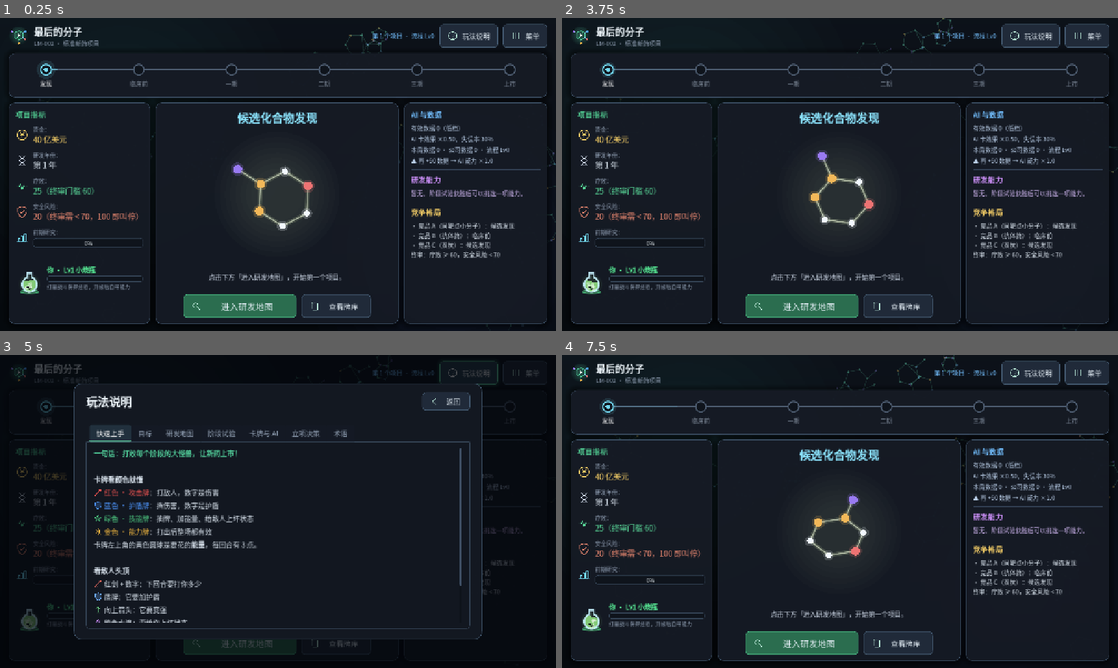
Above: before the commit, frames 1-4 (two rows, left to right).
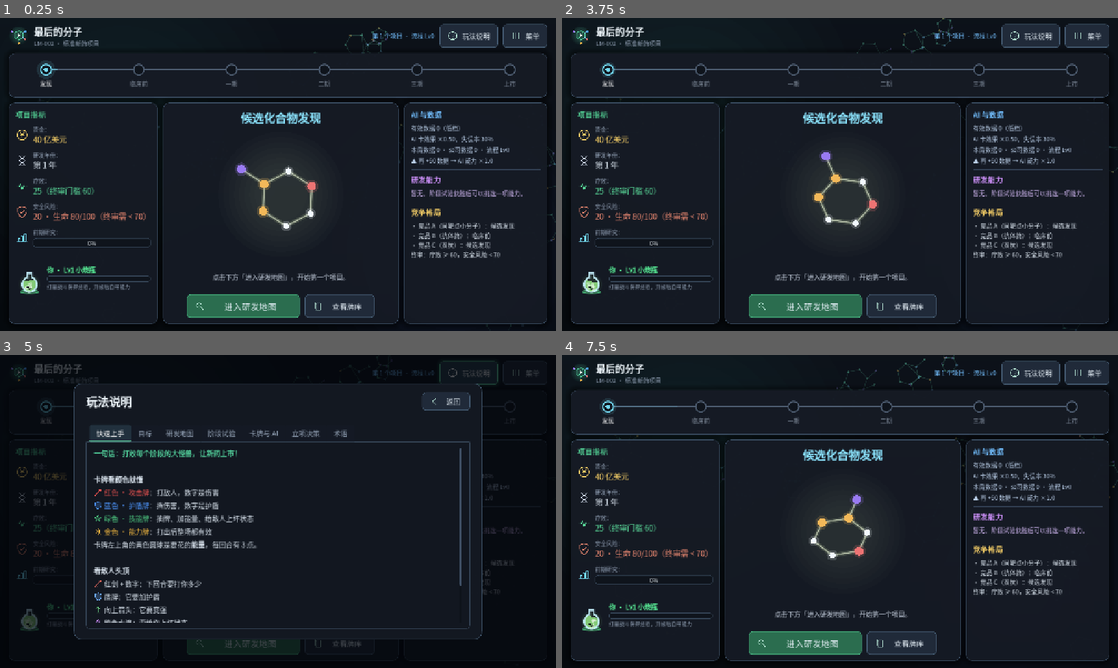
Above: after the commit, the same moments.

Repository: bug1024/LastMolecule
Game: Godot game, scene res://main.tscn
Same seed, same stepped clock (60 frames per second), same inputs: the game is played once before the commit and once after it. This scene is started directly instead of the project's main scene.
Inputs:
- Up to frame 1 (0.25 s): no input
- Up to frame 2 (3.75 s): click "玩法说明" at 0.5 s; click "菜单" at 1.25 s; click "进入研发地图" at 2 s; click "查看牌库" at 2.75 s; click "返回" at 3.5 s
- Up to frame 3 (5 s): click "玩法说明" at 4.25 s
- Up to frame 4 (7.5 s): click "菜单" at 5 s; click "进入研发地图" at 5.75 s; click "查看牌库" at 6.5 s; click "返回" at 7.25 s

The runs differ from the first frame. In frame 1, 3.0% of the frame differs, in the area x 8-68%, y 26-98%; in frame 2, 2.9%; in frame 3, 0.2%; in frame 4, 2.9%.

Commit message:
Show HP on the map and hub, and the heal amount on Platform nodes
- Map footer shows "HP x/100" with a color-coded bar (HP = 100 - safety
  risk) and a tooltip explaining damage carry-over and heal sources
- Hub safety line reads "risk · HP x/100 (final needs < n)"
- Platform node tooltip states how much Safety Review heals for the
  current program type (get_rest_heal)

Co-Authored-By: Claude Opus 5.5 <noreply@anthropic.com>

Diff:
--- a/localization/translations.csv
+++ b/localization/translations.csv
@@ -259,13 +259,13 @@
 map.type.partner,合作融资,Partner
 map.type.partner.tip,注资、买卡或删卡,"Funding, buy or remove cards"
 map.type.platform,平台建设,Platform
-map.type.platform.tip,安全评估回血、升级一张卡或梳理流程,"Recover safety, upgrade a card or build process"
+map.type.platform.tip,安全评估：生命 +%d（安全风险 -%d）；或者升级一张卡、梳理流程,Safety Review: +%d HP (safety risk -%d); or upgrade a card or build process
 map.type.fast_track,加速通道,Fast Track
 map.type.fast_track.tip,本阶段后续节点不耗时，但 Boss 更强,"Later nodes cost no time this stage, but the boss is stronger"
 map.type.milestone,里程碑,Milestone
 map.type.milestone.tip,继续、重做或终止,"Go, redo or stop"
 ui.efficacy_value,%d（终审门槛 %d）,%d (final bar %d)
-ui.safety_value,%d（终审需 < %d，100 即叫停）,%d (final needs < %d; 100 halts)
+ui.safety_value,%d · 生命 %d/100（终审需 < %d）,%d · HP %d/100 (final needs < %d)
 ui.view_deck,查看牌库,View Deck
 ui.company_intro,公司已做过 %d 个项目（获批 %d 个），累计数据 %d，流程等级 Lv%d。,"The company has run %d projects (%d approved), banked %d data, process level Lv%d."
 ui.map_progress,前期研究 %d / %d（每点削弱 Boss 1%% 生命）,Research %d / %d (each point cuts boss HP by 1%%)
@@ -804,3 +804,5 @@
 chain.final_decision,LM-001 二期决策：%s,LM-001 Phase II decision: %s
 final.data_study,补充分层数据分析,Extra Stratification Analysis
 final.data_study.desc,再做一轮分析补足数据要求（只在数据不够时出现）。,One more analysis round to meet the data requirement (only offered when data falls short).
+ui.hp_value,生命 %d/100,HP %d/100
+ui.hp_tip,生命 = 100 − 安全风险。战斗中挨的打会变成安全风险，普通战斗打完不回血；生命归零（风险到 100）项目就被叫停。\n回血：打赢阶段 Boss、地图上的「平台建设」安全评估、部分事件和研发能力。,"HP = 100 − safety risk. Damage taken in battle becomes safety risk and normal fights don't heal; at 0 HP (risk 100) the program is halted.\nHeal: beat a stage boss, Safety Review at a Platform node, some events and abilities."
--- a/scripts/game.gd
+++ b/scripts/game.gd
@@ -578,8 +578,13 @@
 		]})
 
 
+## 平台建设「安全评估」降低的安全风险（= 回血量）
+func get_rest_heal() -> int:
+	return int(_project.get("rest_heal", 15))
+
+
 func _offer_platform() -> void:
-	var heal := int(_project.get("rest_heal", 15))
+	var heal := get_rest_heal()
 	_offer_event({"id": "platform", "tag_key": "ui.decision_tag", "title_key": "node.platform", "desc_key": "node.platform.desc", "choices": [
 		{"label_key": "platform.rest", "label_args": [heal], "effects": {"safety_risk": -heal}, "action": ""},
 		{"label_key": "platform.upgrade", "effects": {}, "action": "upgrade"},
--- a/scripts/map_canvas.gd
+++ b/scripts/map_canvas.gd
@@ -20,6 +20,7 @@
 	"milestone": {"label": "map.type.milestone", "color": Color(0.45, 0.85, 0.95)},
 }
 
+var rest_heal := 25   # 平台建设「安全评估」能回多少血（由地图界面按项目类型设置，显示在节点提示里）
 var _layers: Array = []
 var _path: Array = []
 var _choices: Array = []
@@ -62,7 +63,7 @@
 	if type == "boss":
 		btn.size = Vector2(NODE_SIZE.x + 70, NODE_SIZE.y + 8)
 		btn.position = center - btn.size * 0.5
-	btn.tooltip_text = tr(String(meta.label) + ".tip")
+	btn.tooltip_text = tr(String(meta.label) + ".tip") % [rest_heal, rest_heal] if type == "platform" else tr(String(meta.label) + ".tip")
 	btn.icon = UIKit.icon("node_" + type)
 	btn.add_theme_constant_override("icon_max_width", 20)
 	btn.set_meta("sfx", "node")
--- a/scripts/map_screen.gd
+++ b/scripts/map_screen.gd
@@ -21,6 +21,8 @@
 var _canvas: MapCanvas = null
 var _side_label: RichTextLabel = null
 var _boss_box: HBoxContainer = null
+var _hp_label: Label = null          # 顶栏生命值：生命 = 100 - 安全风险
+var _hp_bar: ProgressBar = null
 
 
 ## 由 rd_ui 注入 GameLogic 并构建地图画布与侧栏
@@ -53,6 +55,30 @@
 	_side_label.add_theme_font_size_override("bold_font_size", 15)
 	side.add_child(_side_label)
 	_close_button.pressed.connect(func() -> void: close_requested.emit())
+	_build_hp(_funding_label.get_parent())
+
+
+## 顶栏最前面加「♥ 生命 80/100」和血条：地图上选路时也能看到还剩多少血
+func _build_hp(row: Control) -> void:
+	var box := HBoxContainer.new()
+	box.add_theme_constant_override("separation", 8)
+	box.mouse_filter = Control.MOUSE_FILTER_PASS
+	box.tooltip_text = tr("ui.hp_tip")
+	box.add_child(UIKit.icon_rect("ui_heart", 20, UIKit.DANGER))
+	_hp_label = UIKit.label("", UIKit.TEXT, 16)
+	box.add_child(_hp_label)
+	_hp_bar = ProgressBar.new()
+	_hp_bar.custom_minimum_size = Vector2(150, 14)
+	_hp_bar.size_flags_vertical = Control.SIZE_SHRINK_CENTER
+	_hp_bar.show_percentage = false
+	_hp_bar.max_value = 100
+	_hp_bar.mouse_filter = Control.MOUSE_FILTER_IGNORE
+	box.add_child(_hp_bar)
+	var gap := Control.new()
+	gap.custom_minimum_size = Vector2(18, 0)
+	box.add_child(gap)
+	row.add_child(box)
+	row.move_child(box, 0)
 
 
 func show_map() -> void:
@@ -68,6 +94,14 @@
 	_stage_label.text = tr("ui.stage_key_label") + tr("stage." + map.get_stage())
 	_pos_label.text = tr("ui.map_progress") % [mini(s.research_progress, _game.get_progress_gate()), _game.get_progress_gate()]
 	_funding_label.text = tr("ui.map_funding") % s.funding
+	var hp := maxi(0, 100 - s.safety_risk)
+	_hp_label.text = tr("ui.hp_value") % hp
+	_hp_bar.value = hp
+	var hp_color: Color = UIKit.ACCENT if hp > 60 else (UIKit.GOLD if hp > 30 else UIKit.DANGER)
+	_hp_label.add_theme_color_override("font_color", hp_color.lightened(0.15))
+	_hp_bar.add_theme_stylebox_override("fill", UIKit.filled(hp_color, hp_color, 4))
+	_hp_bar.add_theme_stylebox_override("background", UIKit.filled(Color(0.1, 0.12, 0.16), Color(0.25, 0.3, 0.36), 4))
+	_canvas.rest_heal = _game.get_rest_heal()
 	_year_label.text = tr("ui.year") % s.year
 	_hint_label.text = tr("ui.map_hint_fast") if _game.fast_track else tr("ui.map_hint")
 	var boss: Dictionary = _game.get_boss_info()
--- a/scripts/rd_ui.gd
+++ b/scripts/rd_ui.gd
@@ -196,7 +196,9 @@
 	_progress_bar.max_value = _game_logic.get_progress_gate()
 	_progress_bar.value = mini(state.research_progress, _game_logic.get_progress_gate())
 	_success_label.text = tr("ui.efficacy_value") % [state.efficacy, _game_logic.get_final_efficacy_bar()]
-	_safety_label.text = tr("ui.safety_value") % [state.safety_risk, _game_logic.get_final_safety_limit()]
+	_safety_label.text = tr("ui.safety_value") % [state.safety_risk, maxi(0, 100 - state.safety_risk), _game_logic.get_final_safety_limit()]
+	_safety_label.tooltip_text = tr("ui.hp_tip")
+	_safety_label.mouse_filter = Control.MOUSE_FILTER_PASS
 	var ai: Dictionary = _game_logic.get_ai_info()
 	_challenge_label.text = tr("ui.hub_ai_detail") % [ai.effective, tr("tier." + String(ai.tier)), ai.multiplier, ai.deviation,
 		ai.run_data, ai.company_data, ai.level] + "\n" + BattleView.ai_next_text(ai)
Binary file changed: localization/translations.en.translation
Binary file changed: localization/translations.zh_CN.translation
